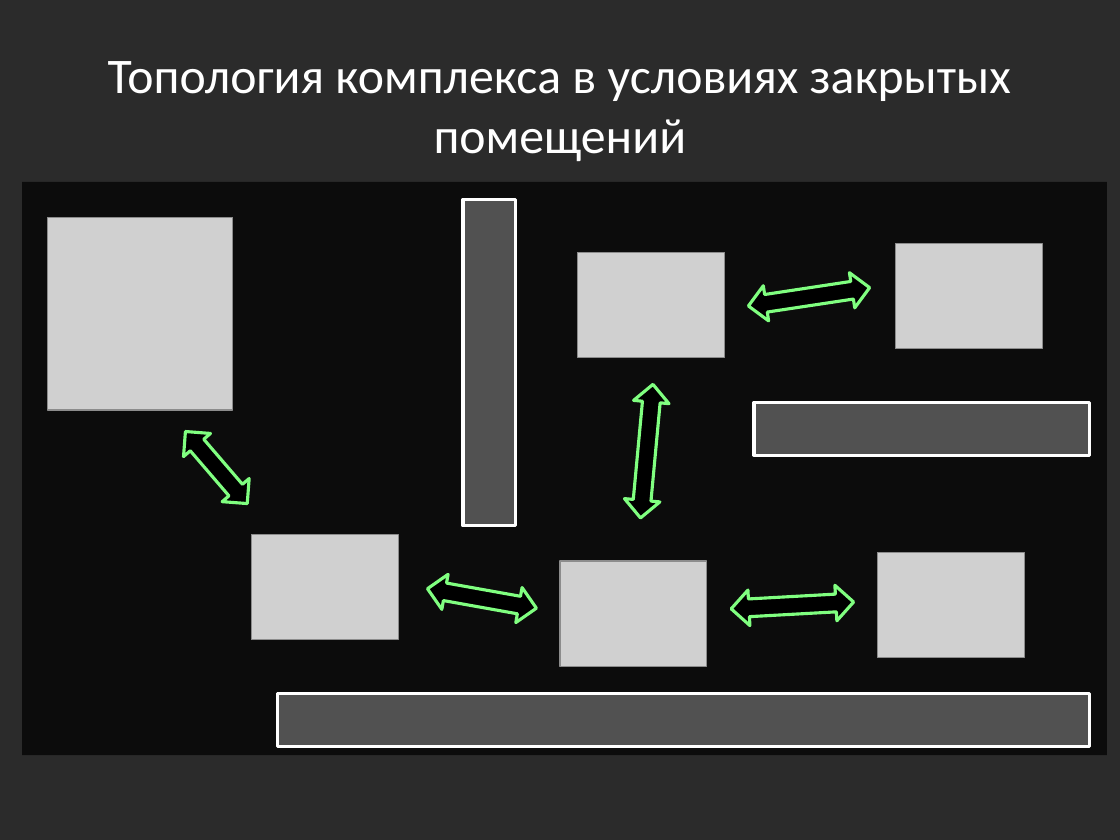
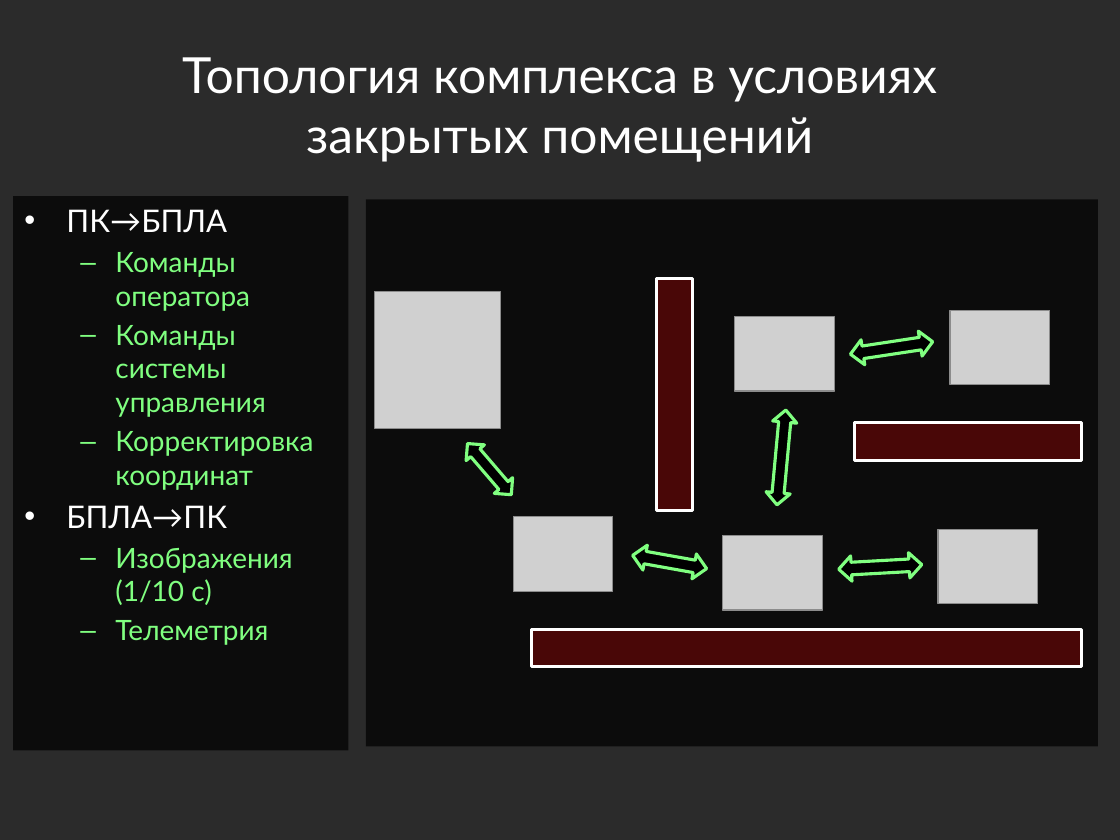
Before and after one commit to yaceq/quadro-xds, a slide deck: slide 5 of Docs/Medias2012_dhg.pptx. Drawn at 1120x840 pixels with LibreOffice and Linux fonts; fonts in the diff are those of the drawing; grey boxes stand for pictures; background and template pictures are left out; a plain dark background stands for a picture behind light text. Boxes give left, top, right and bottom in pixels: in the first picture for what was removed or moved away, otherwise in the second. Text is boxed around its words. In the diff, an @@ line names an element or a change of style, - is before the commit and + after.

```diff
--- a/Docs/Medias2012_dhg.pptx
+++ b/Docs/Medias2012_dhg.pptx
@@ title "Топология комплекса в условиях закрытых ..." at bbox=[182, 57, 937, 162]: font Calibri to Lato @@
@@ text added at bbox=[13, 196, 348, 750], fill #000000 at 70% opacity, 18 pt, text #80FF80 @@
+• ПК→БПЛА
+  – Команды оператора
+  – Команды системы управления
+  – Корректировка координат
+• БПЛА→ПК
+  – Изображения (1/10 с)
+  – Телеметрия
@@ rectangle: place and size @@
-rectangle at bbox=[22, 181, 1108, 755]
+rectangle at bbox=[366, 199, 1099, 746]
@@ rectangle removed at bbox=[463, 199, 515, 525] @@
@@ picture: place and size @@
-picture at bbox=[47, 217, 232, 410]
+picture at bbox=[375, 291, 501, 428]
@@ rectangle added at bbox=[656, 279, 692, 511], fill #C00000 at 34% opacity, outline #FFFFFF 2 pt @@
@@ picture: place and size @@
-picture at bbox=[578, 252, 725, 357]
+picture at bbox=[735, 317, 834, 392]
@@ left right arrow: place and size @@
-left right arrow at bbox=[746, 270, 872, 324]
+left right arrow at bbox=[849, 329, 934, 367]
@@ picture: place and size @@
-picture at bbox=[895, 244, 1042, 349]
+picture at bbox=[950, 310, 1049, 385]
@@ left right arrow: place and size @@
-left right arrow at bbox=[623, 383, 671, 520]
+left right arrow at bbox=[765, 410, 798, 507]
@@ left right arrow removed at bbox=[172, 420, 261, 516] @@
@@ left right arrow at bbox=[458, 436, 521, 503]: rotation 10 to 49 degrees @@
@@ rectangle: place and size @@
-rectangle at bbox=[754, 402, 1089, 455]
+rectangle at bbox=[854, 423, 1081, 461]
@@ rectangle at bbox=[854, 423, 1081, 461]: fill #D9D9D9 at 34% opacity to #C00000 at 34% opacity @@
@@ picture: place and size @@
-picture at bbox=[560, 561, 707, 666]
+picture at bbox=[513, 516, 613, 591]
@@ picture: place and size @@
-picture at bbox=[251, 534, 398, 640]
+picture at bbox=[722, 535, 822, 610]
@@ picture: place and size @@
-picture at bbox=[877, 552, 1024, 657]
+picture at bbox=[939, 530, 1038, 605]
@@ left right arrow added at bbox=[630, 544, 708, 582], fill #000000, outline #80FF80 2 pt @@
@@ left right arrow: place and size @@
-left right arrow at bbox=[730, 585, 854, 627]
+left right arrow at bbox=[838, 552, 922, 582]
@@ rectangle added at bbox=[531, 629, 1082, 668], fill #C00000 at 34% opacity, outline #FFFFFF 2 pt @@
@@ rectangle removed at bbox=[278, 694, 1089, 746] @@
```
Also in this commit, not shown: 11 other slides changed, 1 slide added, 6 other files.
